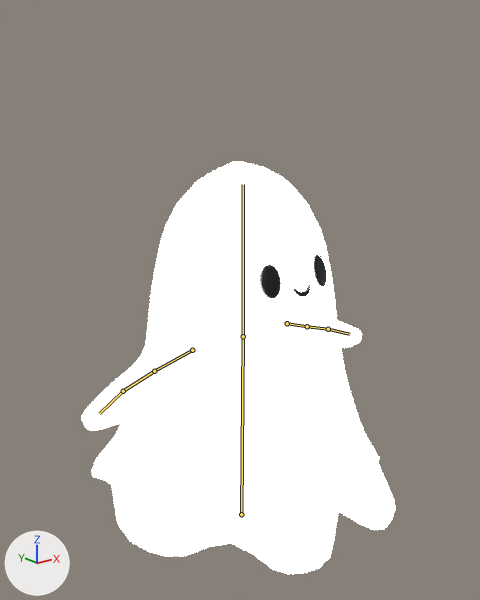
A saved change to the Blender file Working/ghost.blend.
Before and after are seen from a 50 mm camera at (-1.254, -1.556, 1.41) aimed at (-0.023, -0.018, 0.795). Every picture has the same lights, and +X, +Y and +Z are marked at lower left. The bones that bend it are drawn over the model as lines.

In view in the first picture: 'Ghost'.
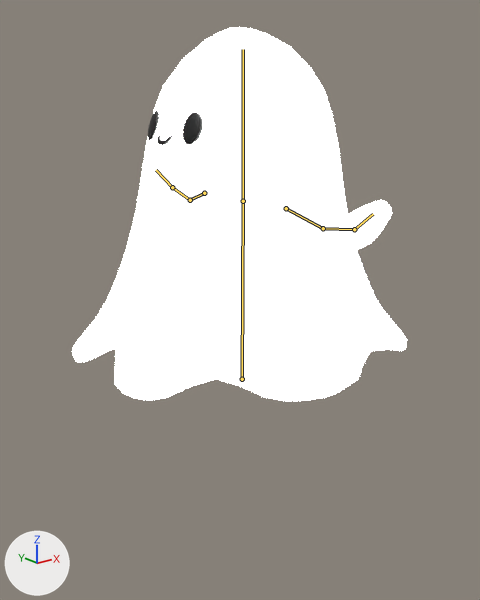
The newer file adds an action. The first version stands in its rest pose; the second is drawn at frame 12 of the action 'Ghost_Attack'.

Changed parts and their boxes (x1, y1, x2, y2) in the pictures (480 x 600 px):
'Ghost', posed (7% wider, 9% shorter): before (82, 162, 395, 574); after (72, 27, 407, 402)
bone 'Root', root to tip: before (241, 514) to (243, 336); after (242, 379) to (243, 201)
bone 'arm1Right', root to tip: before (154, 371) to (123, 391); after (190, 200) to (172, 187)
bone 'arm2Right', root to tip: before (123, 391) to (99, 413); after (172, 187) to (156, 170)
bone 'arm1Left', root to tip: before (307, 326) to (328, 329); after (323, 228) to (354, 229)
bone 'arm2Left', root to tip: before (328, 329) to (349, 334); after (354, 229) to (373, 214)

The edits, one by one:
Bone 'Root' (bone_root) moves from (0.0, 0.0, 0.0) to (-0.004, 0.515, 0.0).
Bone 'Root' (bone_root) turns from (0, 0, 0) to (90, -90, -90) degrees about its own x, y and z.
Bone 'Root' (bone_root) is rescaled from (1.0, 1.0, 1.0) to (1.0, 0.88, 1.0).
Bone 'arm1Right' (bone_arm1right) turns from (0, 0, 0) to (-1, 2, -35) degrees about its own x, y and z.
Bone 'arm2Right' (bone_arm2right) turns from (0, 0, 0) to (1, -5, -24) degrees about its own x, y and z.
Bone 'arm1Left' (bone_arm1left) turns from (0, 0, 0) to (-1, 1, 26) degrees about its own x, y and z.
Bone 'arm2Left' (bone_arm2left) turns from (0, 0, 0) to (1, 10, 32) degrees about its own x, y and z.
